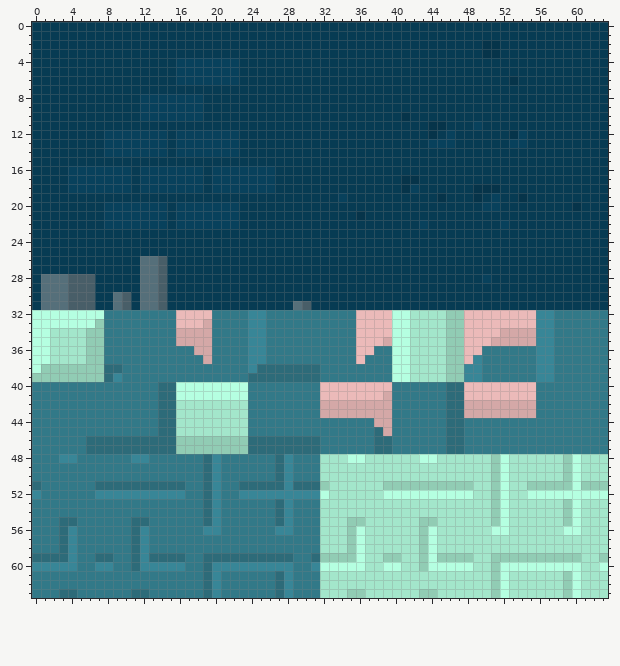
Pixel-art file -- Villeon/Villeon/Assets/TileMap/TilesetImages/DungeonTileSet.aseprite. That is the earlier state.
64x64 pixels, 1 frame.
Once edited:
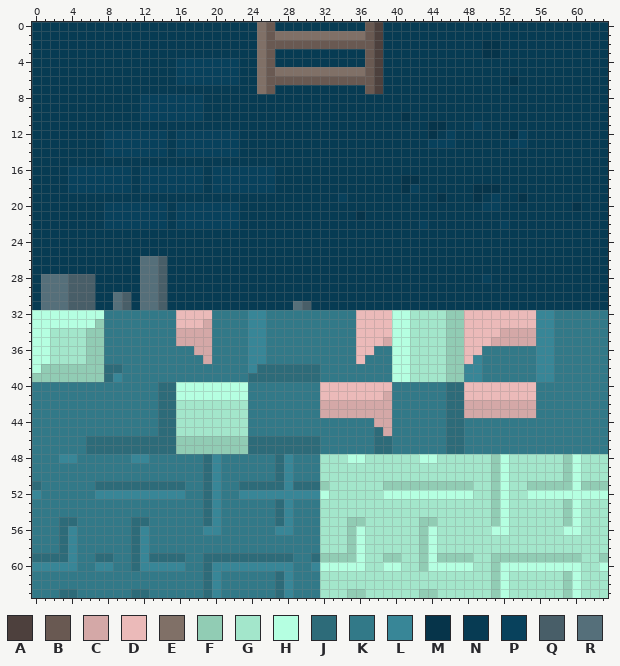
Palette (. is transparent): A #4d403d  B #695952  C #d4a8a7  D #ebbab9  E #807067  F #91ccb4  G #a3e6cb  H #b5ffe1  J #2d6b79  K #327988  L #388697  M #06344a  N #073b53  P #08415c  Q #485e68  R #556f7a
Commit message: Added ladder to dungeontile
The exact change:
@@ x 23..40 @@
- 0 NNNNNNNNNNNNNNNNNN
- 1 NNNNNNNNNNNNNNNNNN
- 2 NNNNNNNNNNNNNNNNNN
- 3 NNNNNNNNNNNNNNNNNN
- 4 NNNNNNNNNNNNNNNNNN
- 5 NNNNNNNNNNNNNNNNNN
- 6 NNNNNNNNNNNNNNNNNN
- 7 NNNNNNNNNNNNNNNNNN
+ 0 NNEBNNNNNNNNNNBANN
+ 1 NNEBEEEEEEEEEEBANN
+ 2 NNEBBBBBBBBBBBBANN
+ 3 NNEBNNNNNNNNNNBANN
+ 4 NNEBNNNNNNNNNNBANN
+ 5 NNEBEEEEEEEEEEBANN
+ 6 NNEBBBBBBBBBBBBANN
+ 7 NNEBNNNNNNNNNNBANN
  8 NNNNNNNNNNNNNNNNNN
Boxes around the changes in both pictures, in picture pixels (x1, y1, x2, y2):
changed: (257, 22, 383, 94)
